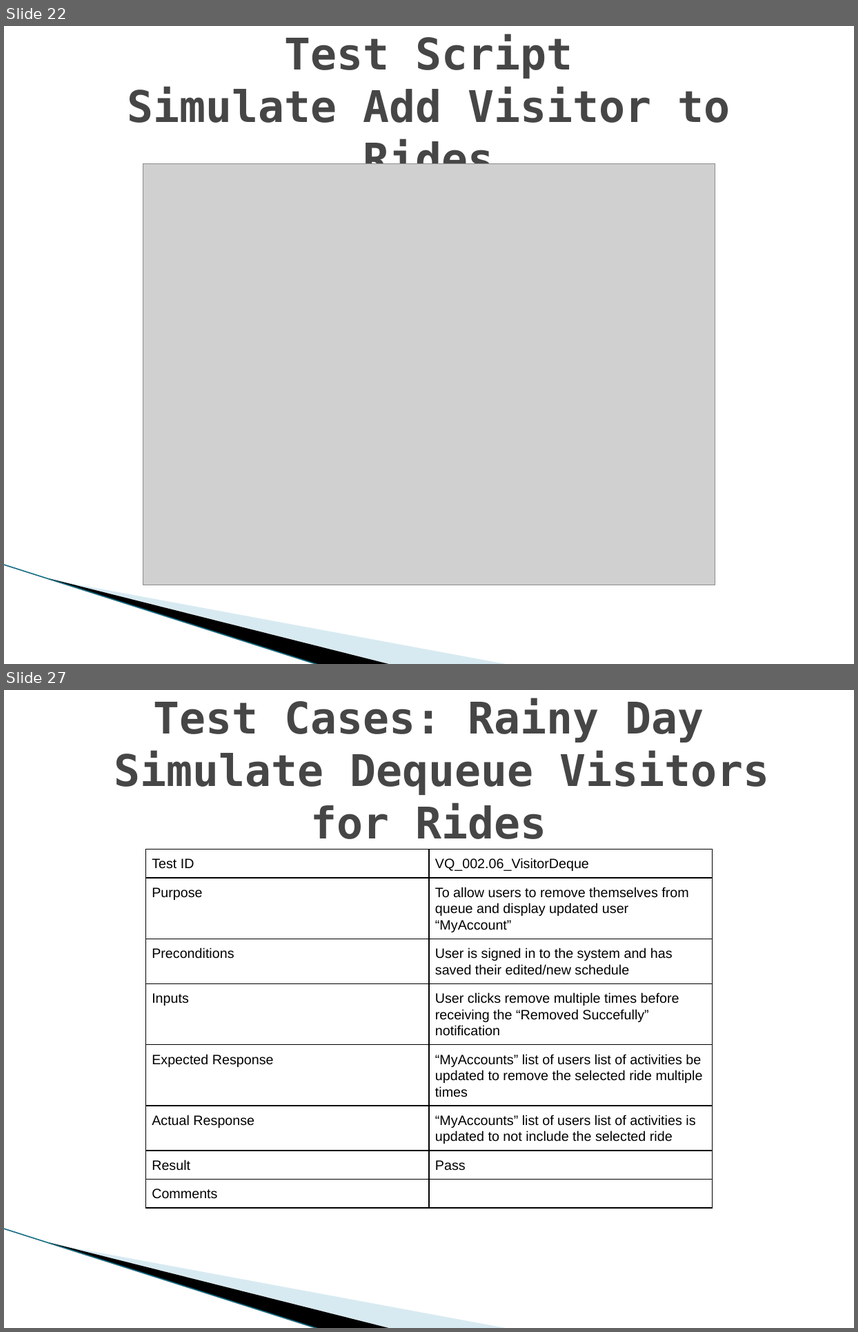
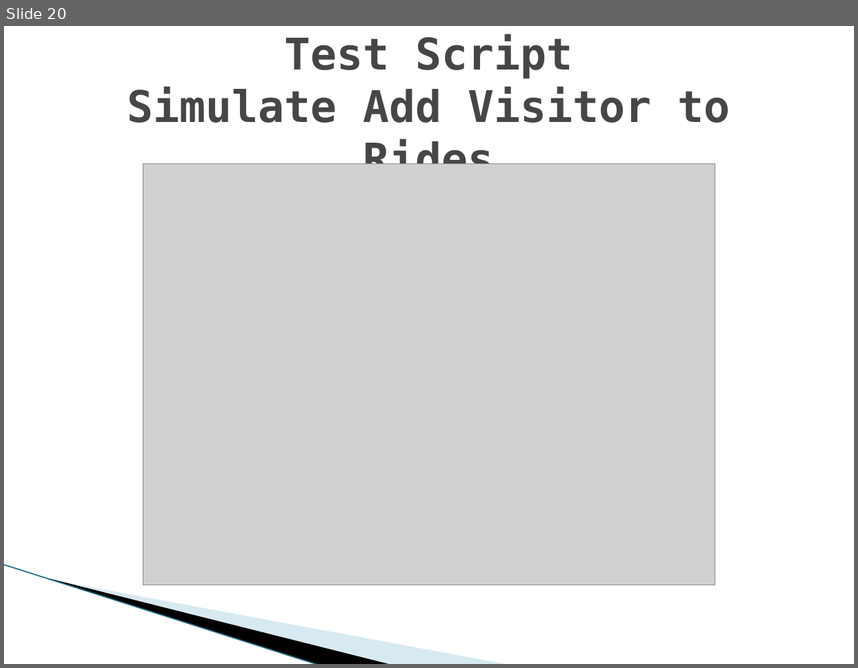
Before and after one commit to FIU-SCIS-Senior-Project-2015-Spring/Virtual-Queue-Ver-2.0, a slide deck: PresentationSlides/Virtual Queue Presentation Final Kenneth Kon.pptx. Shown one above the other, each under a label of ours: slides 22 and 27 before the commit, slide 20 after it; the slides between them are not shown. The pictures are 858x1332 and 858x668 pixels, drawn with LibreOffice and Linux fonts; fonts in the diff are those of the drawing; grey boxes stand for pictures; background and template pictures are left out. Boxes give left, top, right and bottom in pixels: in the first picture for what was removed or moved away, otherwise in the second. Text is boxed around its words. In the diff, an @@ line names an element or a change of style, - is before the commit and + after.

```diff
--- a/PresentationSlides/Virtual Queue Presentation Final Kenneth Kon.pptx
+++ b/PresentationSlides/Virtual Queue Presentation Final Kenneth Kon.pptx
@@ slide 27 removed at [4, 690, 854, 1328], background #FFFFFF; not listed: 3 template elements that a slide beside it also shows @@
@@ title removed at [114, 698, 769, 839] @@
-Test Cases: Rainy Day
-Simulate Dequeue Visitors for Rides
@@ table removed at [146, 849, 712, 1228], 8 rows, 2 columns @@
-Test ID | VQ_002.06_VisitorDeque
-Purpose | To allow users to remove themselves from queue and display updated user “MyAccount”
-Preconditions | User is signed in to the system and has saved their edited/new schedule
-Inputs | User clicks remove multiple times before receiving the “Removed Succefully” notification
-Expected Response | “MyAccounts” list of users list of activities be updated to remove the selected ride multiple times
-Actual Response | “MyAccounts” list of users list of activities is updated to not include the selected ride
-Result | Pass
-Comments | 
@@ what was slide 22 is now slide 20 @@
```
Also in this commit, not shown: 1 slide changed, 7 other slides removed, 1 other file.
